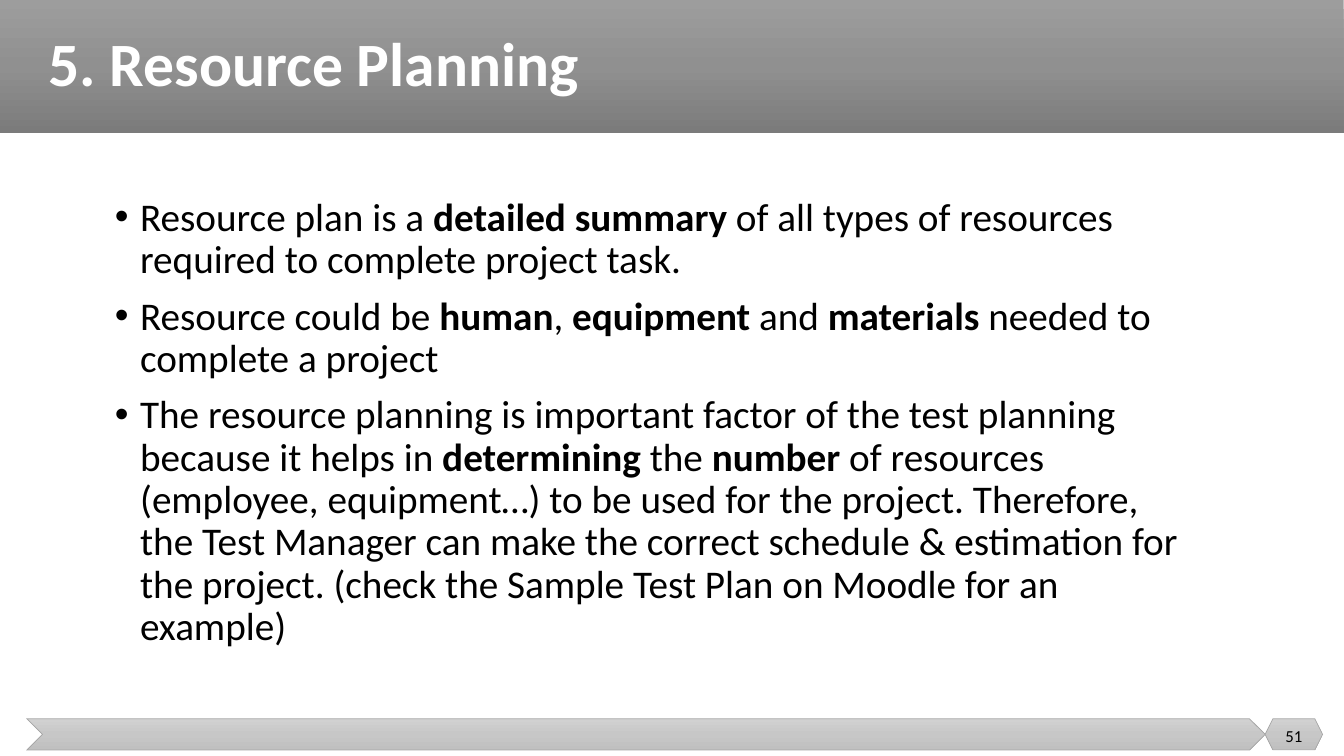
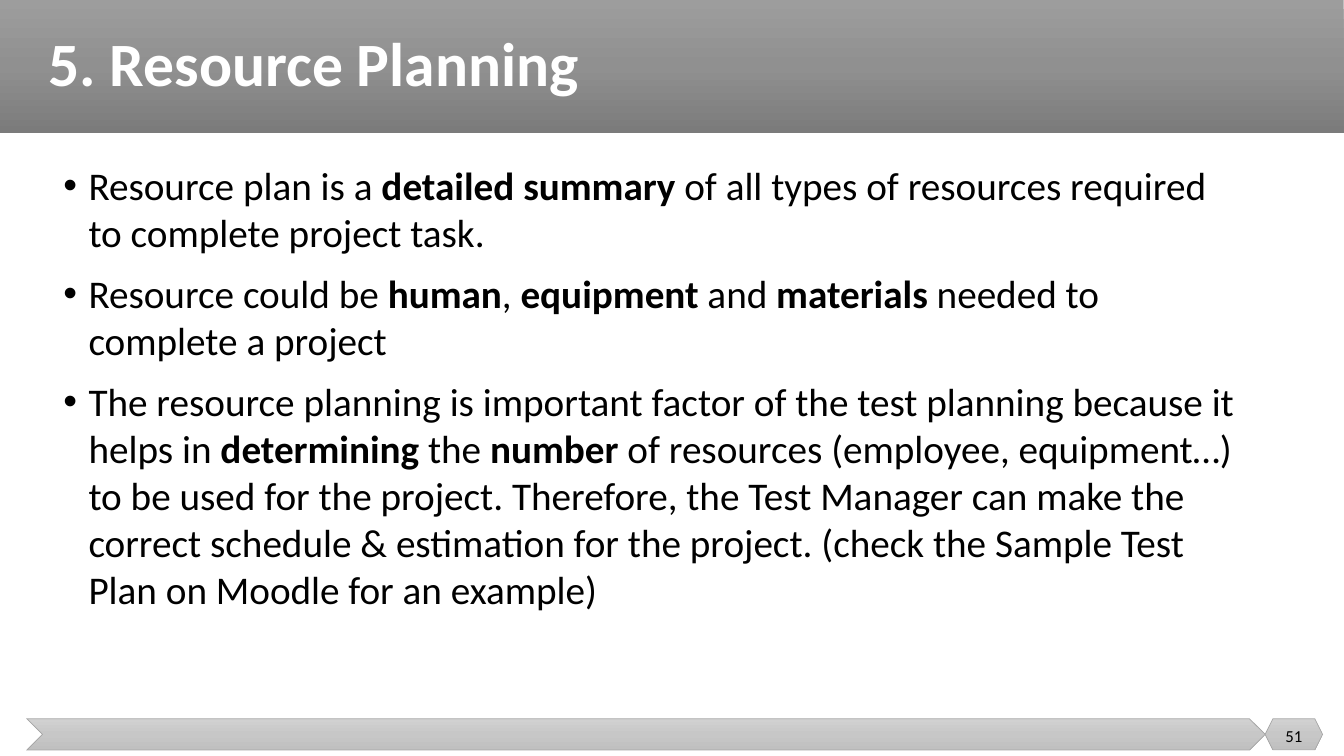
Before and after one commit to malenezi/malenezi, a slide deck: slide 51 of SE401/Lectures/5-Test Management/Test Management.pptx. Drawn at 1344x756 pixels with LibreOffice and Linux fonts; fonts in the diff are those of the drawing. Boxes give left, top, right and bottom in pixels: in the first picture for what was removed or moved away, otherwise in the second. Text is boxed around its words. In the diff, an @@ line names an element or a change of style, - is before the commit and + after.

```diff
--- a/SE401/Lectures/5-Test Management/Test Management.pptx
+++ b/SE401/Lectures/5-Test Management/Test Management.pptx
@@ text "Resource plan is a detailed ...": place and size @@
-text "Resource plan is a detailed ..." at [140, 203, 1177, 647]
+text "Resource plan is a detailed ..." at [89, 172, 1234, 611]
@@ text "Resource plan is a detailed ..." at [89, 172, 1234, 611]: line spacing 0.9 to 1 @@
```
Also in this commit, not shown: 22 other slides changed.
